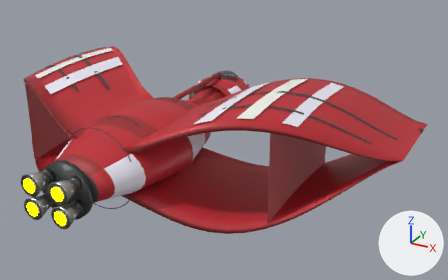
One commit to the glTF model ThoriumGap_JS/models/Ship_Talonhunter_585024.glb: the scene before it, then after it.
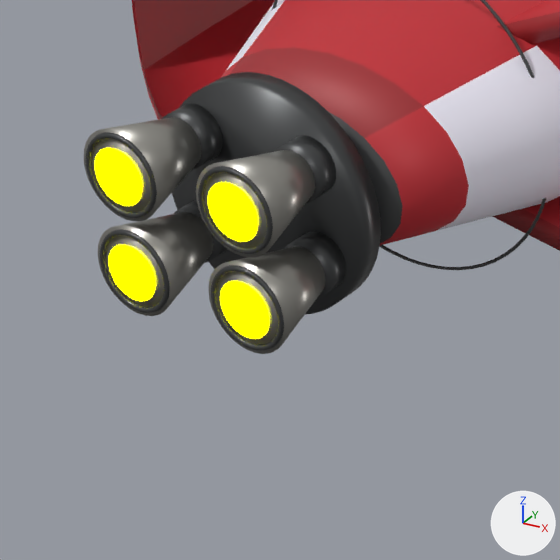
Each version appears first whole from a 50 mm camera at (6.03, -9.11, 4.4) aimed at (0.96, 0.11, -0.21), and next in a close-up on the part from 0% to 31% of the width and 51% to 100% of the height. Arrows for +X, +Y and +Z are at lower right; the lights stay in place. The first two pictures are the older version. Where no turn or scale is listed for an object, it has been applied to the vertices.

The first close-up shows 'EngineBell_LowerLeft_SweptNozzle', 'EngineBell_LowerRight_SweptNozzle', 'EngineBell_UpperLeft_SweptNozzle', 'EngineBell_UpperRight_SweptNozzle', 'EngineDeck_AftCompactMountPlate', 'EngineEmitter', 'EngineThroat_UpperLeft_DarkSocket', 'EngineThroat_UpperRight_DarkSocket', 'ReactorBody_AftOvalCore', 'WingLower_Left_ForwardSweptCrescentPlate', 'WingMidRib_Left_OpenGapSupportStrut', 'WingUpper_Right_ForwardSweptCrescentPlate' and 8 more.
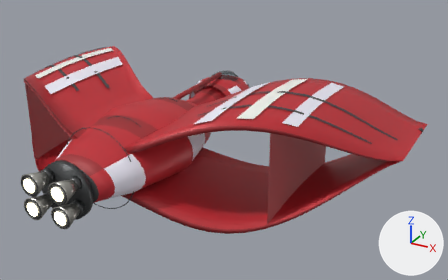
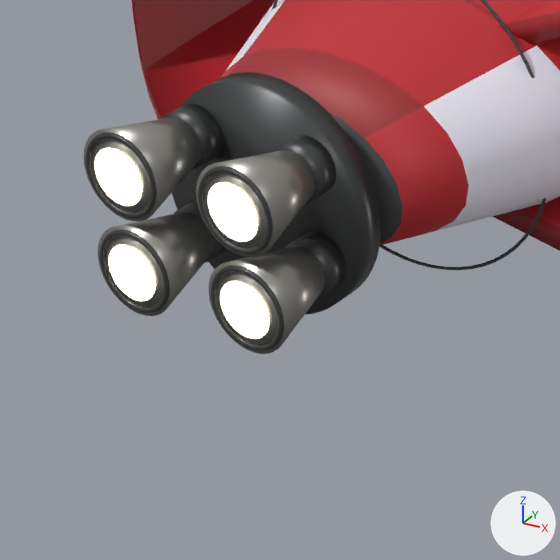
Boxes [x1, y1, x2, y2] around the edits, measured in the close-ups (560 x 560 px):
'EngineEmitter', recoloured (yellow to beige)
    both: [94, 148, 270, 339]

The change in detail:
In material 'EngineGlow' (mat_engineglow), emission_color goes from (1.0, 1.0, 0.0) (yellow #ffff00) to (0.62, 0.57, 0.4) (beige #cec7aa).
